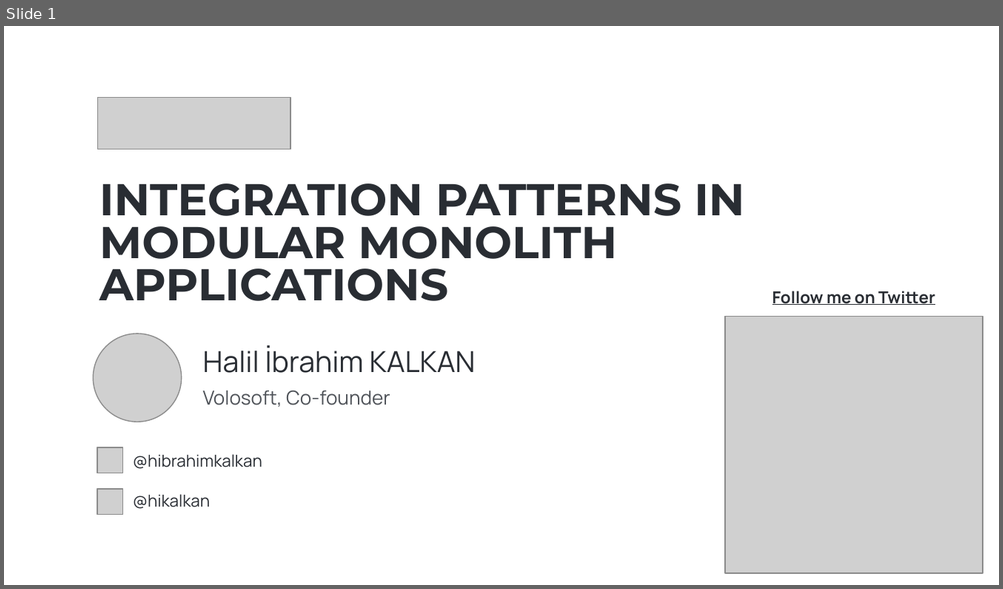
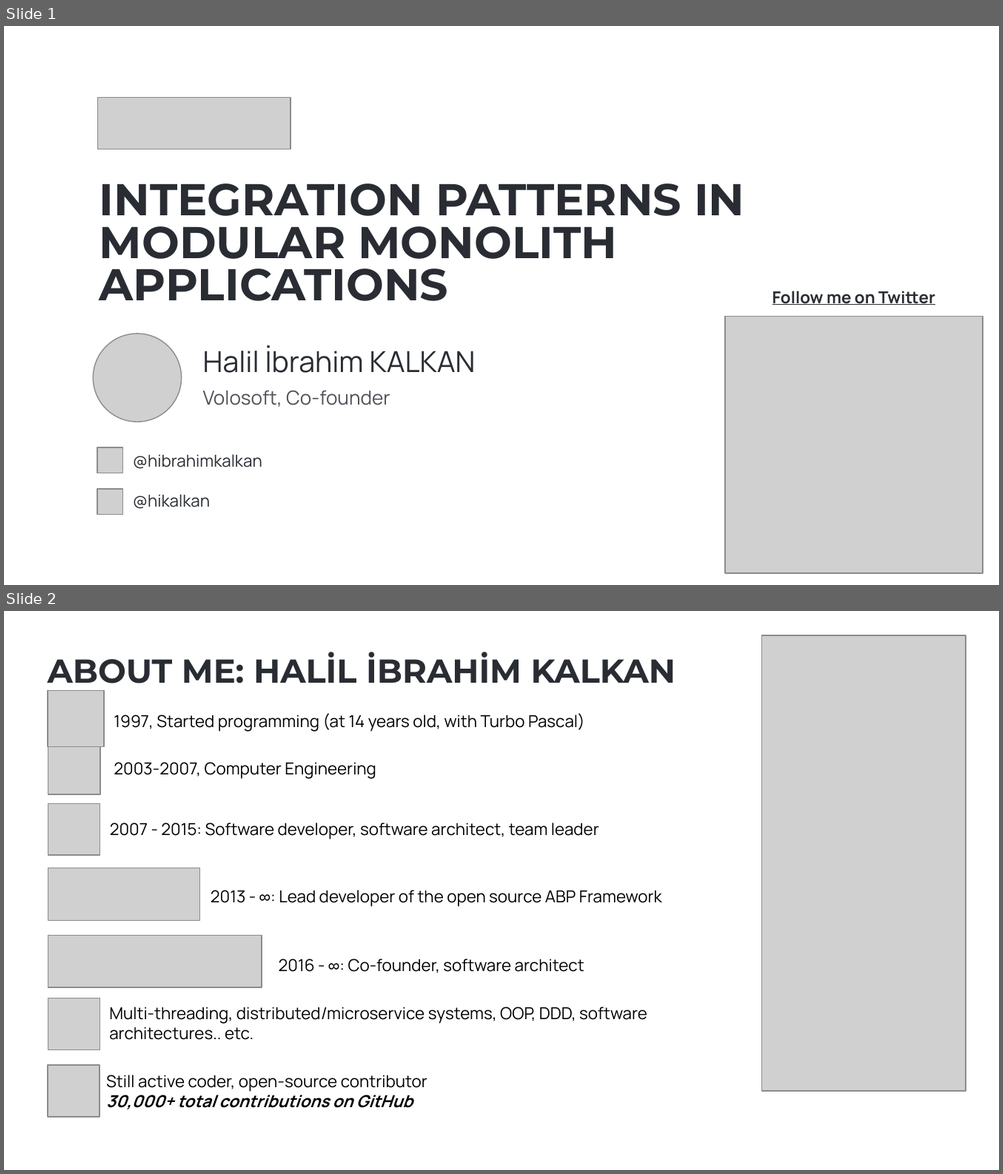
Before and after one commit to hikalkan/presentations, a slide deck: 2024-10-12 Devnot Summit 2024/ModularMonolithIntegrationPatterns.pptx. Shown one above the other, each under a label of ours: slide 1 before the commit, slides 1 and 2 after it. The pictures are 1003x589 and 1003x1174 pixels, drawn with LibreOffice and Linux fonts; fonts in the diff are those of the drawing; grey boxes stand for pictures; background and template pictures are left out. Boxes give left, top, right and bottom in pixels: in the first picture for what was removed or moved away, otherwise in the second. Text is boxed around its words. In the diff, an @@ line names an element or a change of style, - is before the commit and + after.

```diff
--- a/2024-10-12 Devnot Summit 2024/ModularMonolithIntegrationPatterns.pptx
+++ b/2024-10-12 Devnot Summit 2024/ModularMonolithIntegrationPatterns.pptx
@@ slide 2 added at bbox=[4, 611, 999, 1170], background picture (left out) @@
@@ text added at bbox=[48, 652, 675, 691], 24 pt, text #292D33, bold @@
+ABOUT ME: HALİL İBRAHİM KALKAN
@@ picture added at bbox=[761, 636, 965, 1091] @@
@@ picture added at bbox=[48, 691, 105, 747] @@
@@ text added at bbox=[114, 713, 585, 732], 12 pt, text #000000 @@
+1997, Started programming (at 14 years old, with Turbo Pascal)
@@ picture added at bbox=[48, 742, 99, 794] @@
@@ text added at bbox=[114, 762, 376, 779], 12 pt, text #000000 @@
+2003-2007, Computer Engineering
@@ picture added at bbox=[48, 804, 99, 856] @@
@@ text added at bbox=[110, 823, 599, 840], 12 pt, text #000000 @@
+2007 - 2015: Software developer, software architect, team leader
@@ picture added at bbox=[48, 869, 200, 920] @@
@@ text added at bbox=[210, 890, 662, 907], 12 pt, text #000000 @@
+2013 - ∞: Lead developer of the open source ABP Framework
@@ picture added at bbox=[48, 935, 262, 987] @@
@@ text added at bbox=[279, 959, 584, 974], 12 pt, text #000000 @@
+2016 - ∞: Co-founder, software architect
@@ picture added at bbox=[48, 998, 99, 1050] @@
@@ text added at bbox=[109, 1007, 647, 1040], 12 pt, text #000000 @@
+Multi-threading, distributed/microservice systems, OOP, DDD, software architectures.. etc.
@@ picture added at bbox=[48, 1065, 99, 1117] @@
@@ text added at bbox=[106, 1075, 427, 1110], 12 pt, text #000000 @@
+Still active coder, open-source contributor
+30,000+ total contributions on GitHub
```
Also in this commit, not shown: 3 other slides added.
